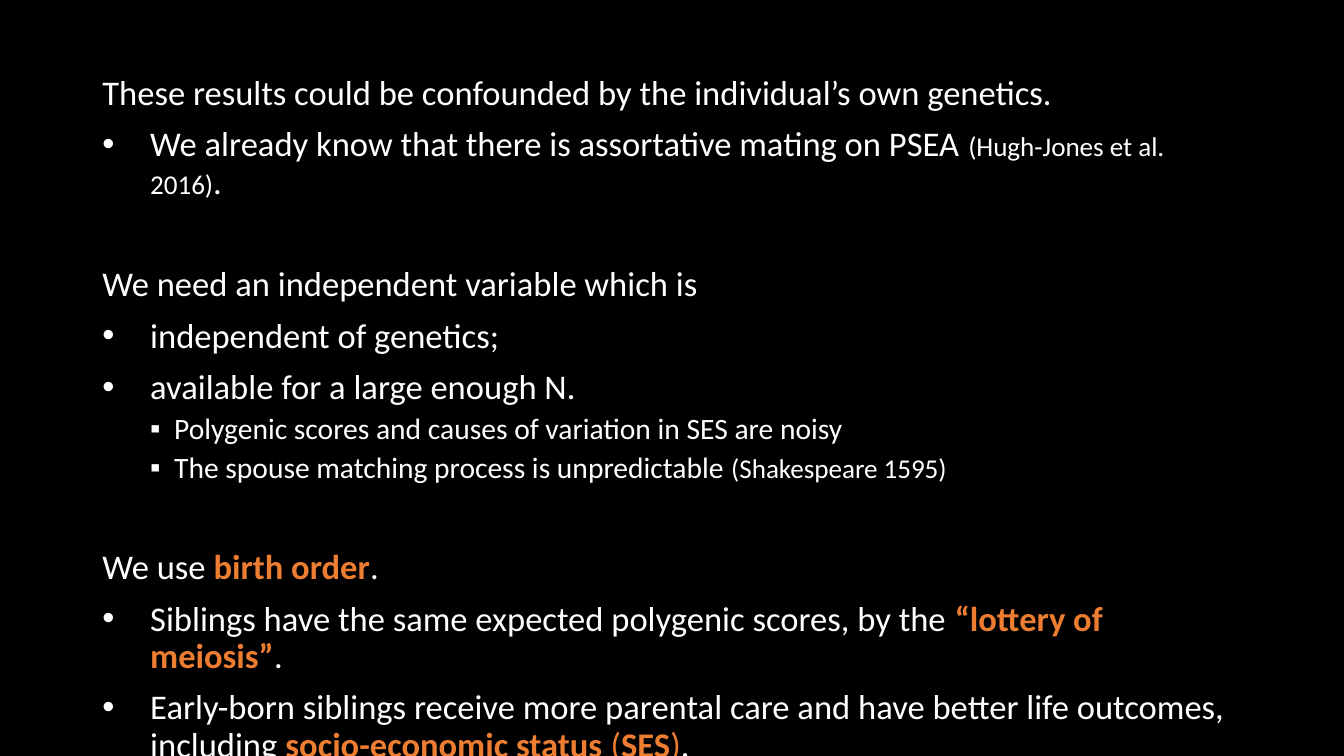
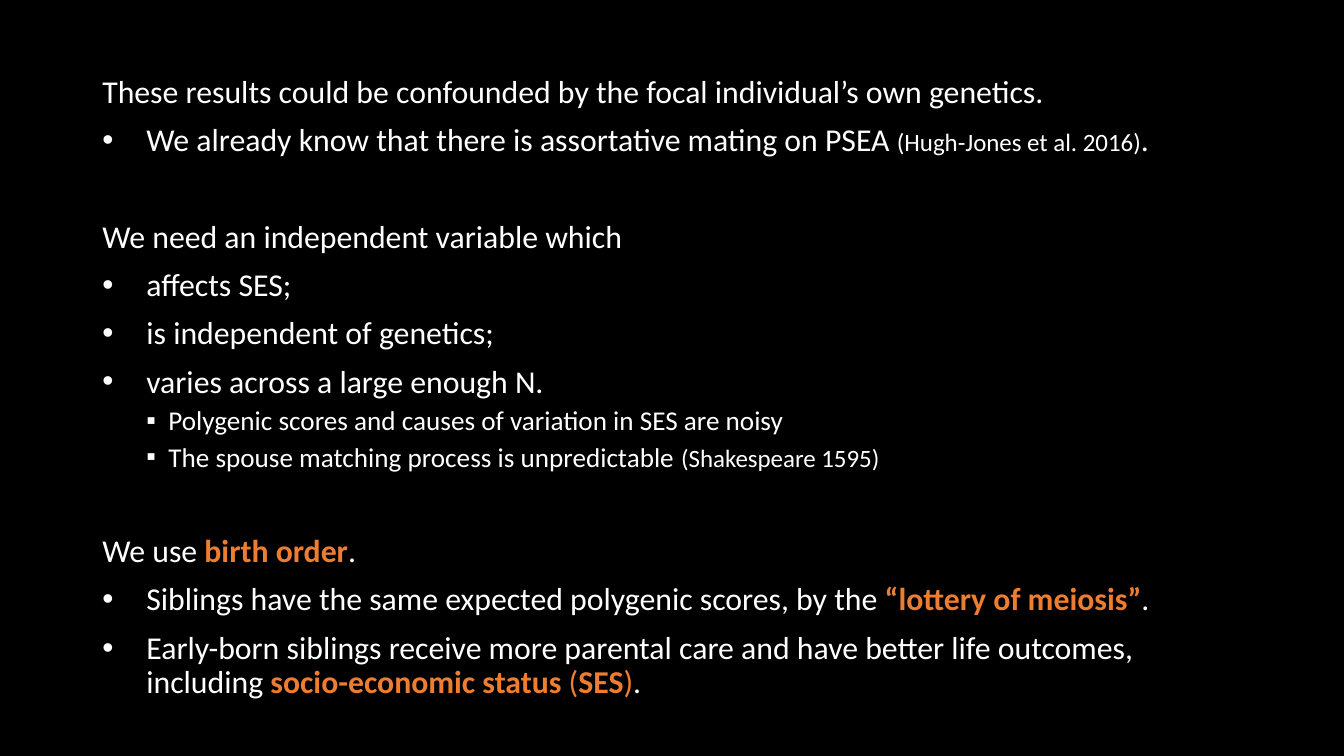
Before and after one commit to hughjonesd/trading-genetics, a slide deck: slide 12 of ESSGM Bologna 2023 presentation.pptx. Drawn at 1344x756 pixels with LibreOffice and Linux fonts; fonts in the diff are those of the drawing. Boxes give left, top, right and bottom in pixels: in the first picture for what was removed or moved away, otherwise in the second. Text is boxed around its words. In the diff, an @@ line names an element or a change of style, - is before the commit and + after.

```diff
--- a/ESSGM Bologna 2023 presentation.pptx
+++ b/ESSGM Bologna 2023 presentation.pptx
@@ text at (102,80,1043,109): text changed; size 24.6 to 22.7 pt @@
-These results could be confounded by the individual’s own genetics.
+These results could be confounded by the focal individual’s own genetics.
@@ text at (102,129,1150,699): size 24.6 to 22.7 pt in "We already know that there is assortative ...", "We use birth order.", "Siblings have the same expected polygenic scores, ...", "Early-born siblings receive more parental care and ..."; size 19.4 to 17.8 pt in "(Hugh-Jones et al. 2016).", "(Shakespeare 1595)"; size 21.1 to 19.4 pt in "Polygenic scores and causes of variation in ...", "The spouse matching process is unpredictable"; indent changed @@
@@ text at (102,226,622,399): text changed; size 24.6 to 22.7 pt @@
-We need an independent variable which is
-• independent of genetics;
-• available for a large enough N.
+We need an independent variable which
+• affects SES;
+• is independent of genetics;
+• varies across a large enough N.
```
Also in this commit, not shown: 14 other slides changed, 4 slides added, 4 slides removed, 1 other file.
